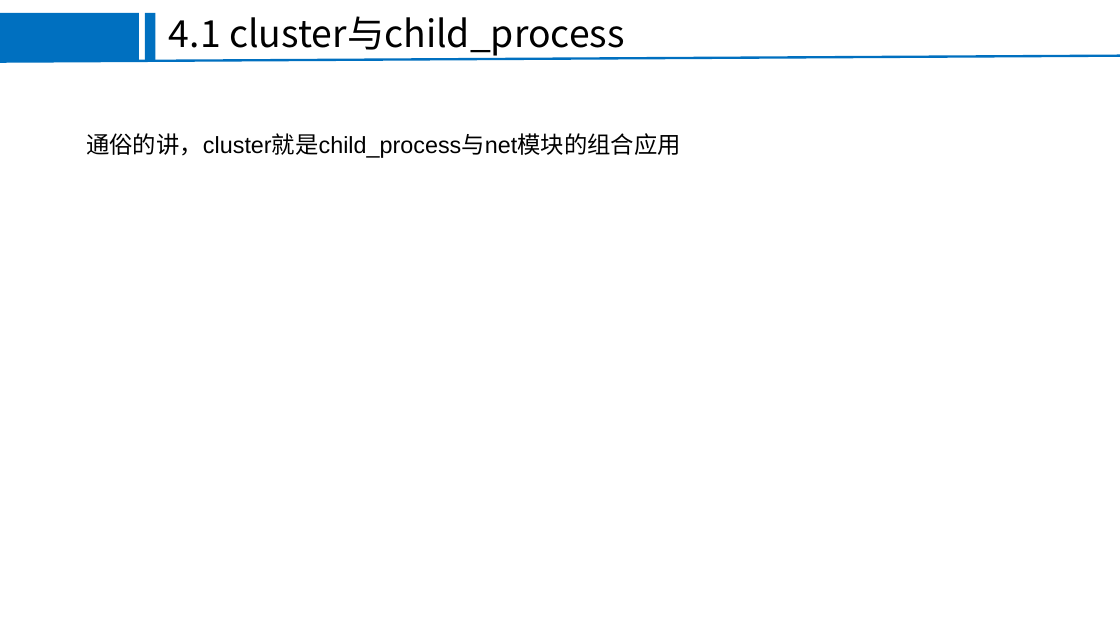
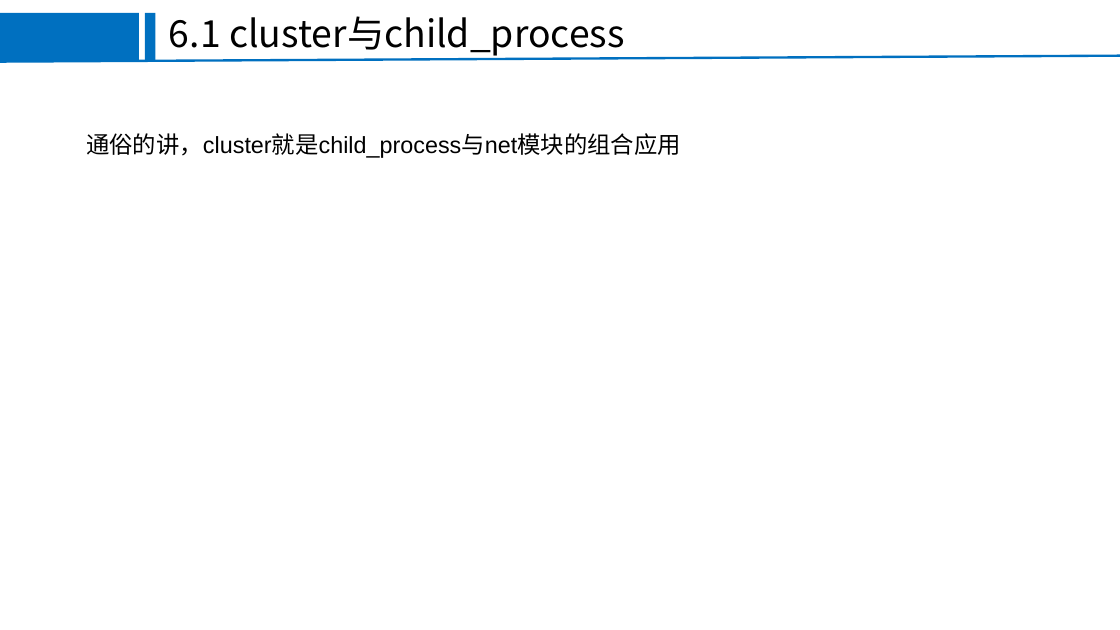
Before and after one commit to FEjohnny/demos, a slide deck: slide 12 of pm2/pm2.pptx (slide 18 before the commit). Drawn at 1120x630 pixels with LibreOffice and Linux fonts; fonts in the diff are those of the drawing; background and template pictures are left out. Boxes give left, top, right and bottom in pixels: in the first picture for what was removed or moved away, otherwise in the second. Text is boxed around its words. In the diff, an @@ line names an element or a change of style, - is before the commit and + after.

```diff
--- a/pm2/pm2.pptx
+++ b/pm2/pm2.pptx
@@ text at box(169, 16, 624, 58): text changed @@
-4.1 cluster与child_process
+6.1 cluster与child_process
```
Also in this commit, not shown: 11 other slides changed, 2 slides added, 1 slide removed, 3 other files.
